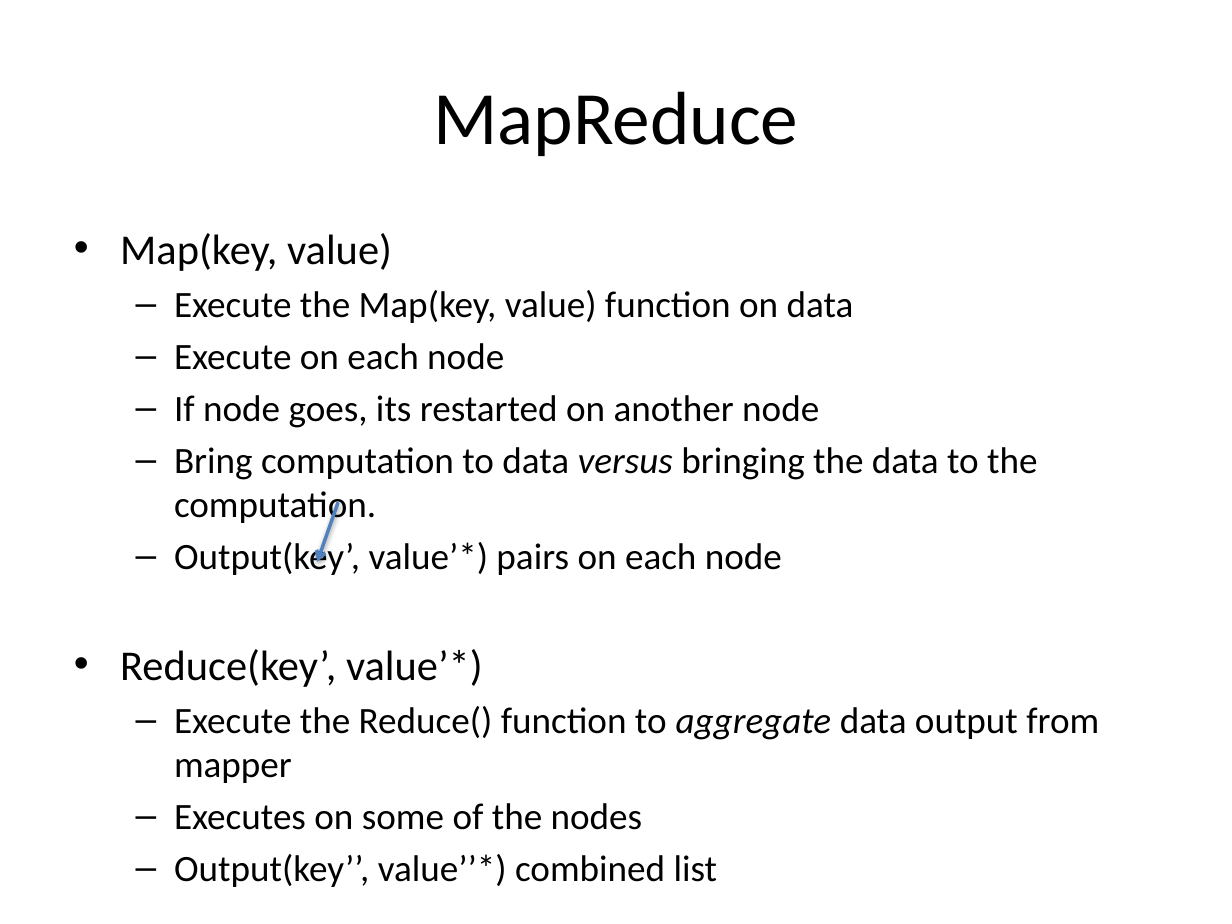
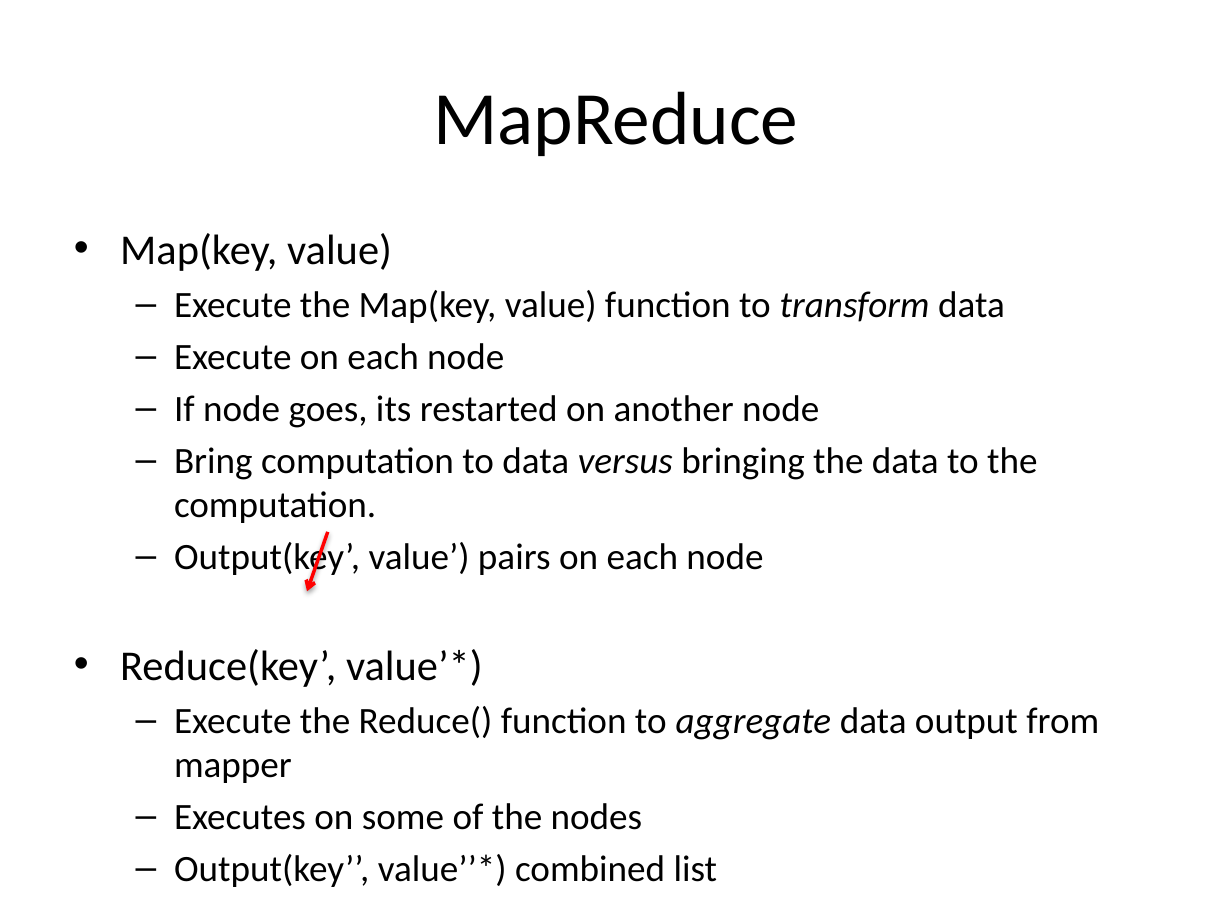
Before and after one commit to jayurbain/HadoopIntro, a slide deck: slide 3 of MapReduce 1.pptx. Drawn at 1232x924 pixels with LibreOffice and Linux fonts; fonts in the diff are those of the drawing. Boxes give left, top, right and bottom in pixels: in the first picture for what was removed or moved away, otherwise in the second. Text is boxed around its words. In the diff, an @@ line names an element or a change of style, - is before the commit and + after.

```diff
--- a/MapReduce 1.pptx
+++ b/MapReduce 1.pptx
@@ text at box(174, 290, 1005, 323): text changed @@
-  – Execute the Map(key, value) function on data
+  – Execute the Map(key, value) function to transform data
@@ text at box(174, 538, 763, 578): text changed @@
-  – Output(key’, value’*) pairs on each node
+  – Output(key’, value’) pairs on each node
@@ arrow moved from (338, 503) - (318, 562) to (328, 532) - (307, 591) @@
@@ arrow (328, 532) - (307, 591): stroke #4F81BD 2 pt to #FF0000 2 pt @@
```
Also in this commit, not shown: 12 other slides changed.
